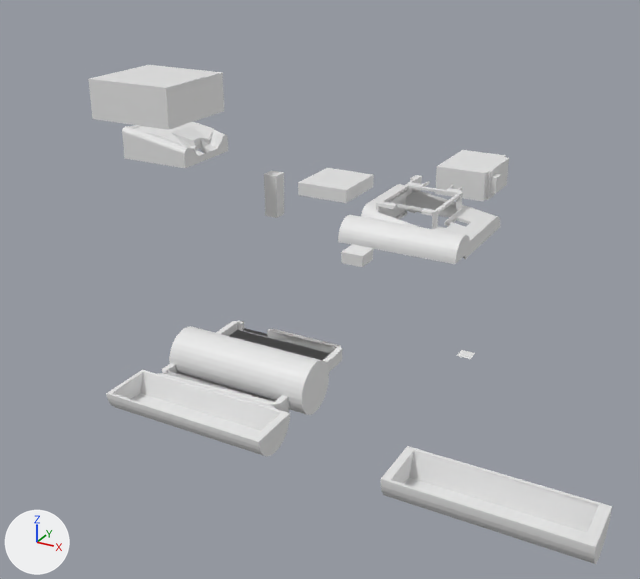
Before and after pictures for a commit that changed the Blender file case.blend.
Both versions are drawn from a 50 mm lens placed at (199.0, -382.0, 197.0), pointed at (-36.0, 45.0, -17.0). Lighting does not change. The marker at lower left points along +X, +Y and +Z.

In view in the first picture: 'BottomBat.001', 'Cube', 'Cube.001', 'Cube.003', 'Cube.004', 'Cylinder', 'ScreenTILT', 'joiner', 'switchHole', 'usb'.
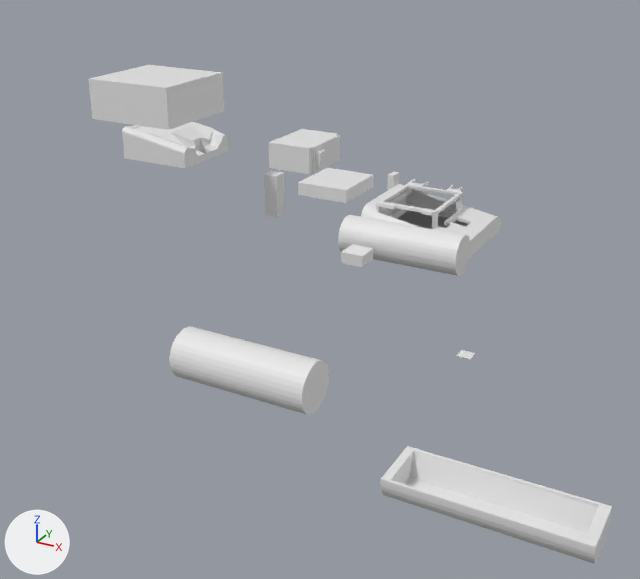
Boxes [x1, y1, x2, y2] around the edits, measured in the pictures (640 x 579 px):
'Cube', moved: before [106, 320, 342, 457]; after [338, 204, 470, 276]
'ScreenTILT', moved: before [435, 150, 509, 201]; after [269, 129, 340, 174]
'usb', moved: before [409, 175, 422, 213]; after [387, 172, 399, 191]

Patch to the scene script:
```diff
--- a/case.blend.py
+++ b/case.blend.py
@@ ob_usb @@
 ob_usb = bpy.data.objects.new('usb', me_cube_008)
-ob_usb.location = (-26.6, 167.1, 6.2)
+ob_usb.location = (-43.7, 167.1, 6.2)
 ob_usb.scale = (-0.00357, -0.00357, -0.00357)
@@ ob_cube @@
 ob_cube = bpy.data.objects.new('Cube', me_cube)
-ob_cube.location = (-0.1, -82.2, 0.3)
+ob_cube.location = (-0.1, 129.1, 0.3)
 ob_cube.scale = (28.0, 28.0, 1.0)
@@ ob_screentilt @@
 ob_screentilt = bpy.data.objects.new('ScreenTILT', me_cube_004)
-ob_screentilt.location = (-2.3, 182.1, 20.4)
+ob_screentilt.location = (-143.5, 182.1, 20.4)
 ob_screentilt.scale = (0.0192, 0.0192, 0.0192)
```
